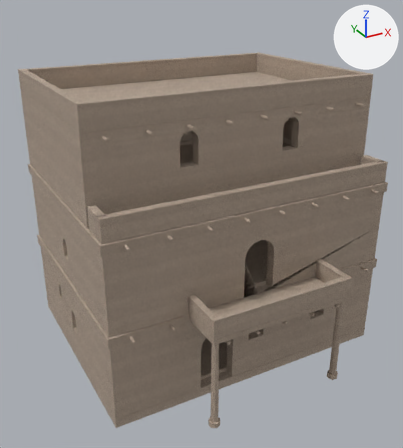
An edit to the glTF model assets/models/kit/house_5.glb, drawn before and after from the same camera.
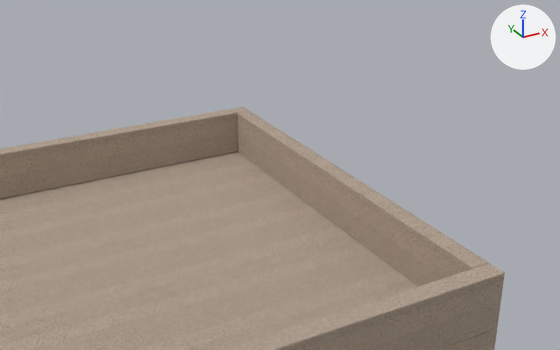
Each version appears first whole from a 50 mm lens placed at (-10.82, -19.87, 14.94), pointed at (-0.5, -1.1, 5.56), and next in a close-up from a 50 mm lens placed at (-1.09, -9.9, 16.96), pointed at (5.49, 2.06, 10.98). The axes (+X, +Y, +Z) are drawn at upper right. The lights are the same throughout. The first two pictures are the older version. Vertices at exactly the same position are counted once.

Objects in the first close-up: 'house'.
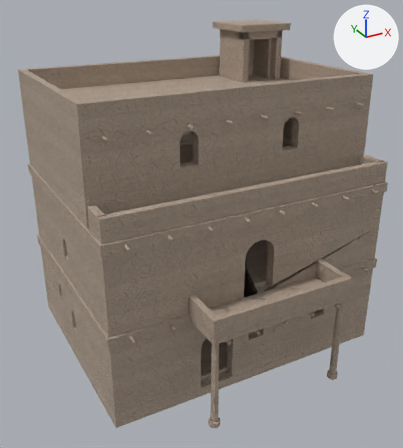
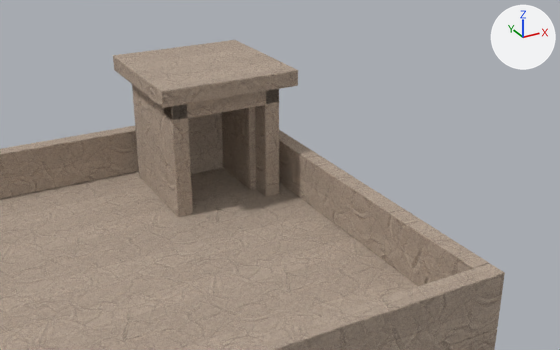
Diff of the bpy script that builds the scene:
```diff
--- a/assets/models/kit/house_5.glb.py
+++ b/assets/models/kit/house_5.glb.py
@@ me_cube @@
 # used by ob_house; location = (0.0, 0.0, 0.0)
-me_cube.from_pydata(...)  # 15001 vertices, 29422 faces; spans x -6.09..6.09, y -6.53..4.76, z 0.0..11.5
+me_cube.from_pydata(...)  # 15400 vertices, 30232 faces; spans x -6.09..6.09, y -6.53..4.76, z 0.0..13.1
+# me_cube part 1: a new loose piece of 300 vertices spanning x 3.36..5.46, y 2.03..4.13, z 10.59..12.79, in mat_adobe
+# me_cube part 2: a new loose piece of 98 vertices spanning x 3.11..5.71, y 1.78..4.38, z 12.79..13.1, in mat_adobe
+# me_cube part 3: 29123 kept faces spanning x -6.09..6.09, y -6.53..4.76, z 0.0..11.5 get new texture (UV) coordinates
+# other edits to the shape of me_cube do not show in these pictures
 me_cube.materials.append(mat_adobe)
```

Boxes (x1, y1, x2, y2) around the edits, measured in the close-ups (560 x 350 px):
'house', reshaped
    before: (0, 107, 505, 350)
    after: (0, 40, 505, 350)
part 1 of me_cube, added (brown)
    after: (132, 84, 279, 217)
part 2 of me_cube, added (beige)
    after: (113, 40, 298, 108)
part 3 of me_cube, surface changed
    before: (0, 107, 505, 350)
    after: (0, 126, 505, 350)
